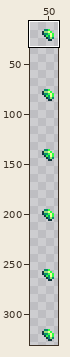
Sprite sheet: Resources/Textures/Forms/CorruptionInsectForm_Glow.png. Above: a wide view before the commit, with the close-up outlined.
Close-up. Earlier state:
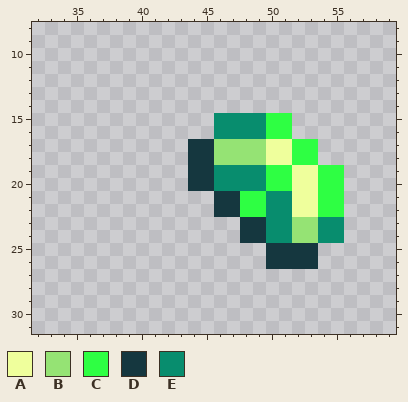
The file is 60x360 pixels. Shown: x 32..59, y 8..31. The wide view leaves out empty margins. The commit also changed other parts of the picture, which this record leaves out.
Palette (. is transparent): A #efff9c  B #95e374  C #2eff43  D #15373f  E #088d6e
Pixels before, first column x 44:
15 ..EEEECC....
16 ..EEEECC....
17 DDBBBBAACC..
18 DDBBBBAACC..
19 DDEEEECCAACC
20 DDEEEECCAACC
21 ..DDCCEEAACC
22 ..DDCCEEAACC
23 ....DDEEBBEE
24 ....DDEEBBEE
25 ......DDDD..
26 ......DDDD..
Now the later version:
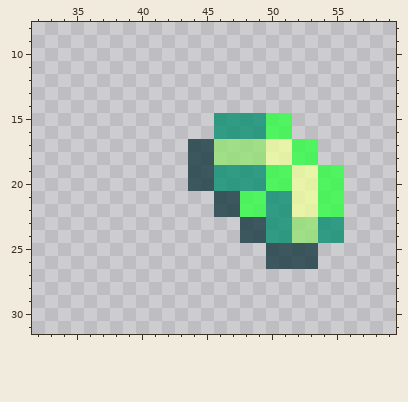
The edit:
colour A: #efff9c -> #efff9cc8
colour B: #95e374 -> #95e374c8
colour C: #2eff43 -> #2eff43c8
colour D: #15373f -> #15373fc8
colour E: #088d6e -> #088d6ec8
